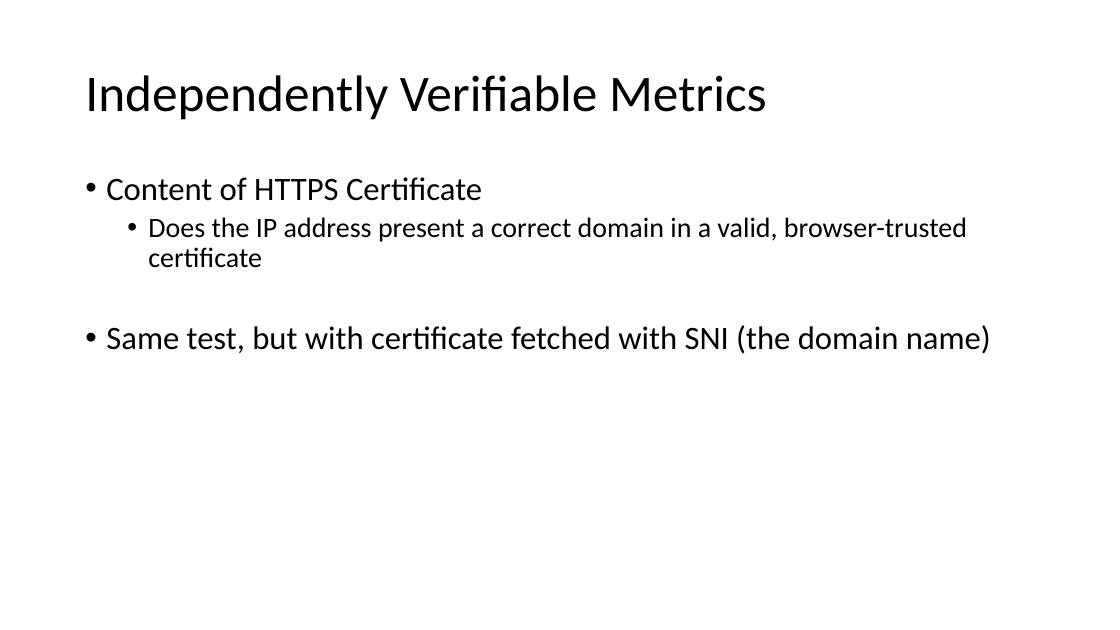
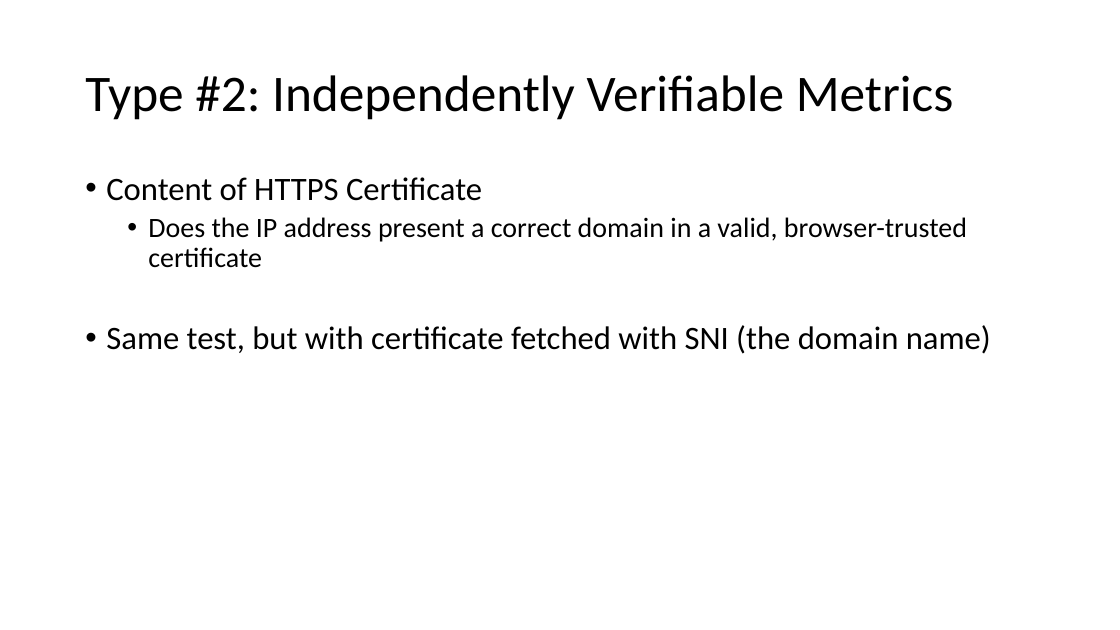
Before and after one commit to noise-lab/censorship-course, a slide deck: slide 13 of lectures/4-Measurement.pptx (slide 9 before the commit). Drawn at 1120x630 pixels with LibreOffice and Linux fonts; fonts in the diff are those of the drawing. Boxes give left, top, right and bottom in pixels: in the first picture for what was removed or moved away, otherwise in the second. Text is boxed around its words. In the diff, an @@ line names an element or a change of style, - is before the commit and + after.

```diff
--- a/lectures/4-Measurement.pptx
+++ b/lectures/4-Measurement.pptx
@@ title at (85, 75, 954, 120): text changed @@
-Independently Verifiable Metrics
+Type #2: Independently Verifiable Metrics
```
Also in this commit, not shown: 5 other slides changed, 9 slides added, 4 slides removed, 2 other files.
